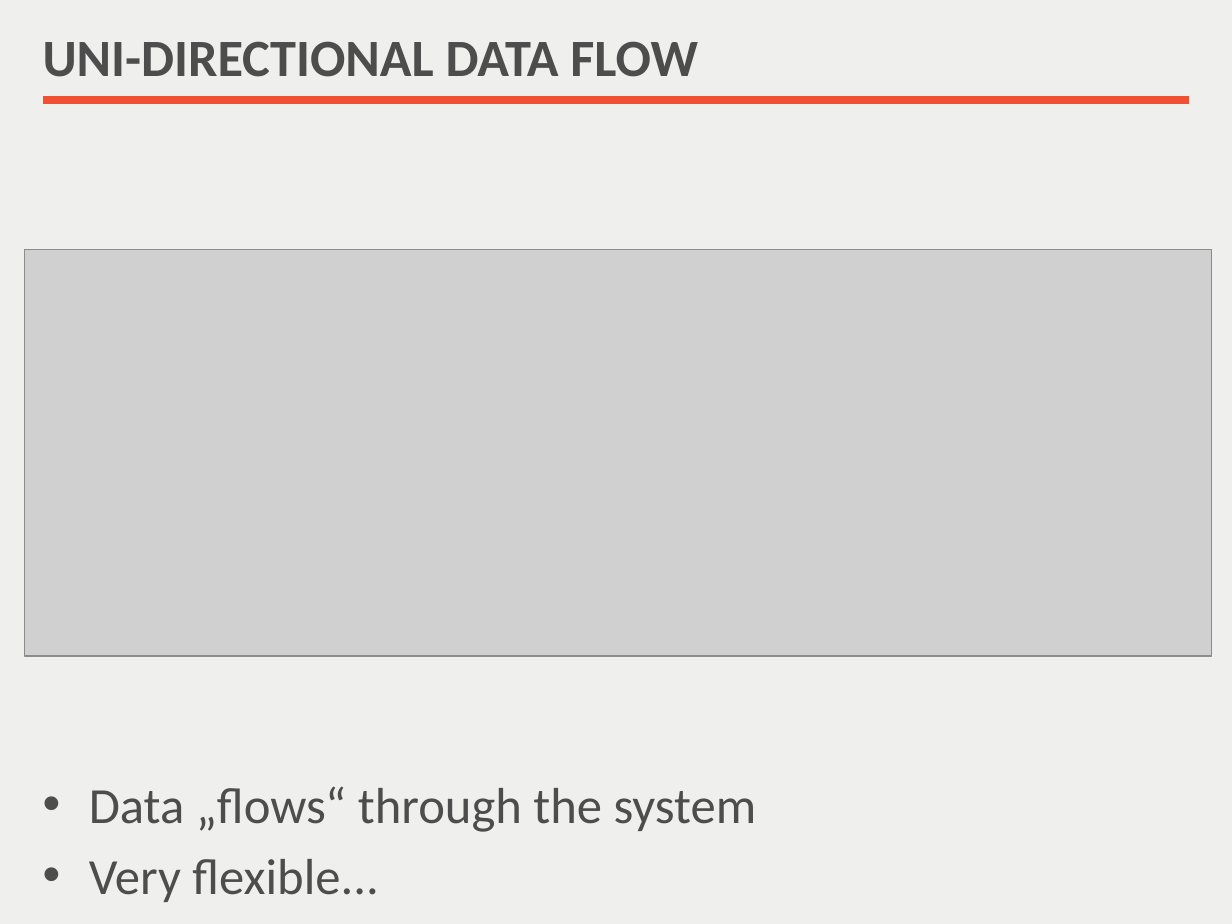
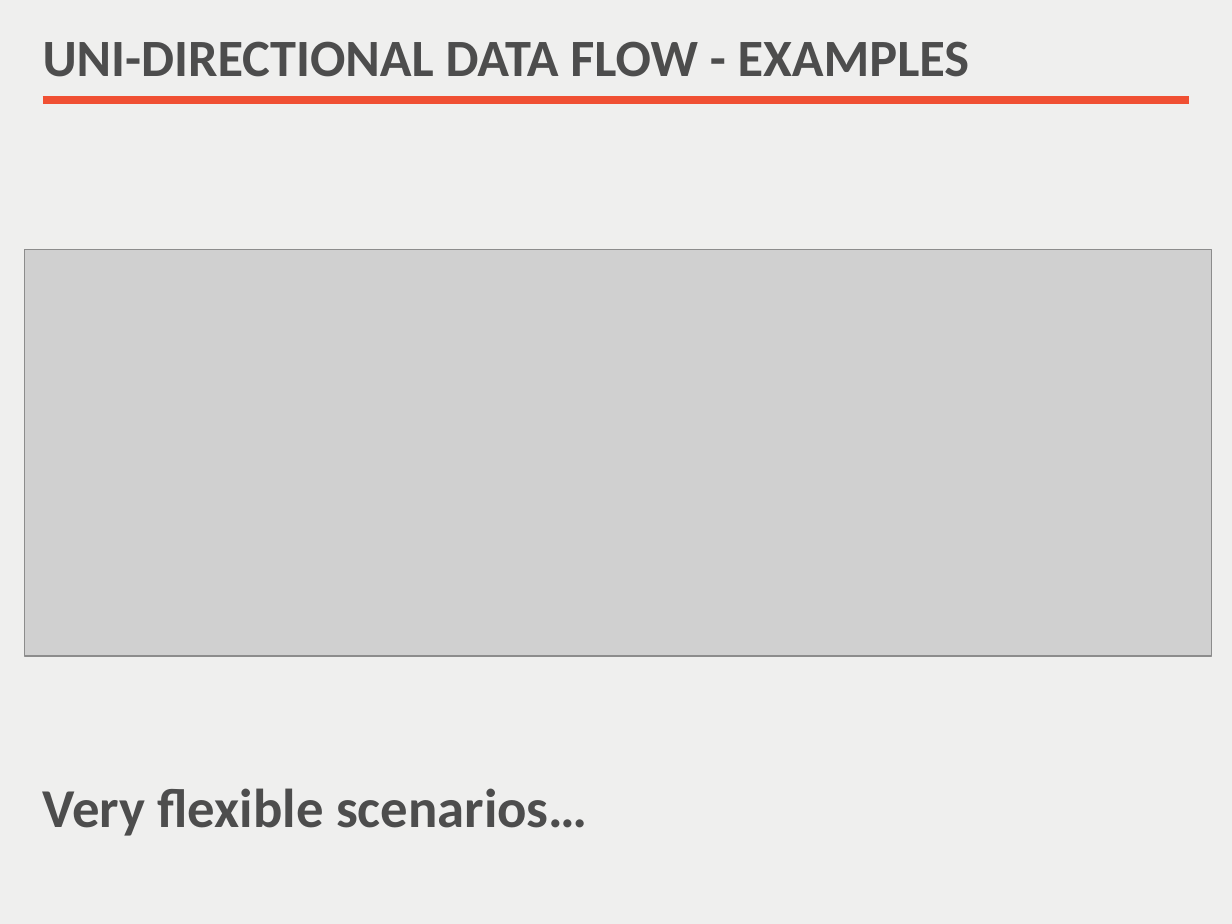
Before and after one commit to nilshartmann/react-meetup-flux, a slide deck: slide 19 of Flux Introduction.pptx (slide 9 before the commit). Drawn at 1232x924 pixels with LibreOffice and Linux fonts; fonts in the diff are those of the drawing; grey boxes stand for pictures. Boxes give left, top, right and bottom in pixels: in the first picture for what was removed or moved away, otherwise in the second. Text is boxed around its words. In the diff, an @@ line names an element or a change of style, - is before the commit and + after.

```diff
--- a/Flux Introduction.pptx
+++ b/Flux Introduction.pptx
@@ title at <box>43,41,970,77</box>: text changed @@
-UNI-DIRECTIONAL DATA FLOW
+UNI-DIRECTIONAL DATA FLOW - EXAMPLES
@@ text at <box>43,788,588,836</box>: text changed; size 29.6 to 32 pt; bold on @@
-• Data „flows“ through the system
-• Very flexible...
+Very flexible scenarios…
```
Also in this commit, not shown: 7 other slides changed, 8 slides added, 3 slides removed, 1 other file.
